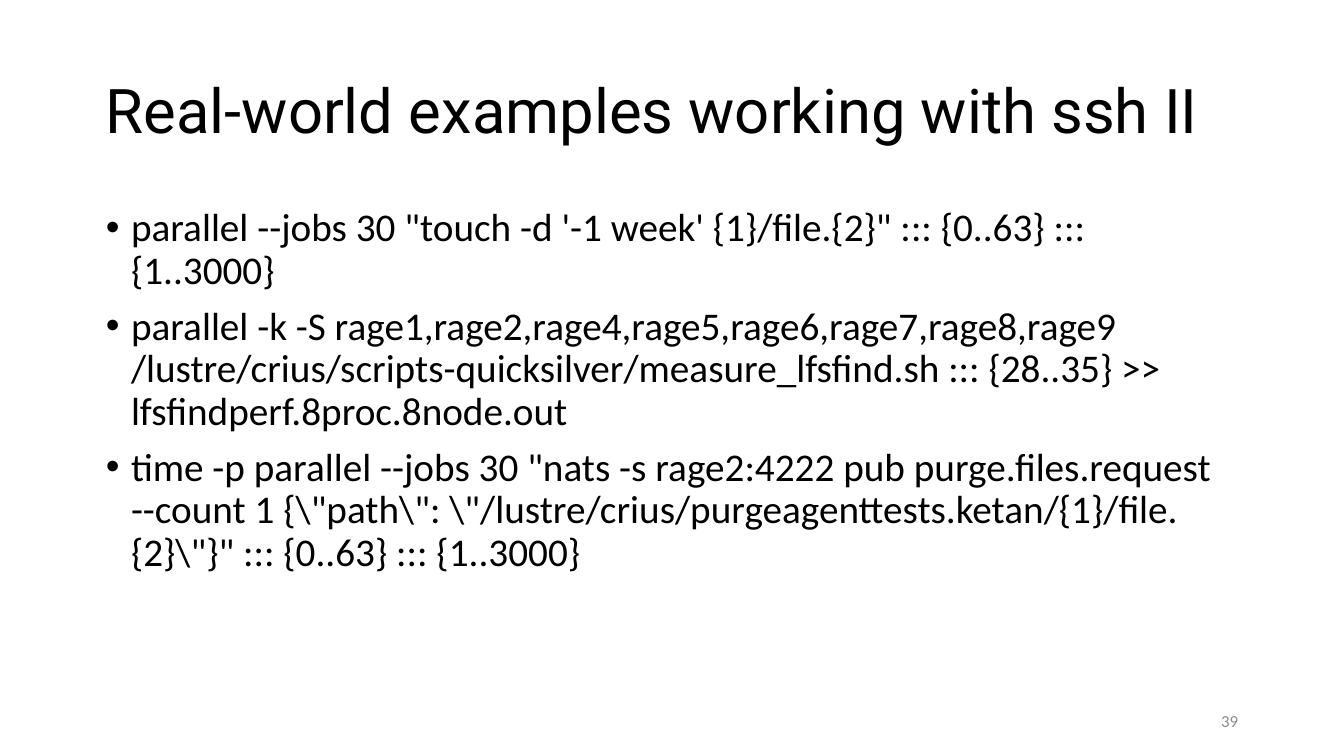
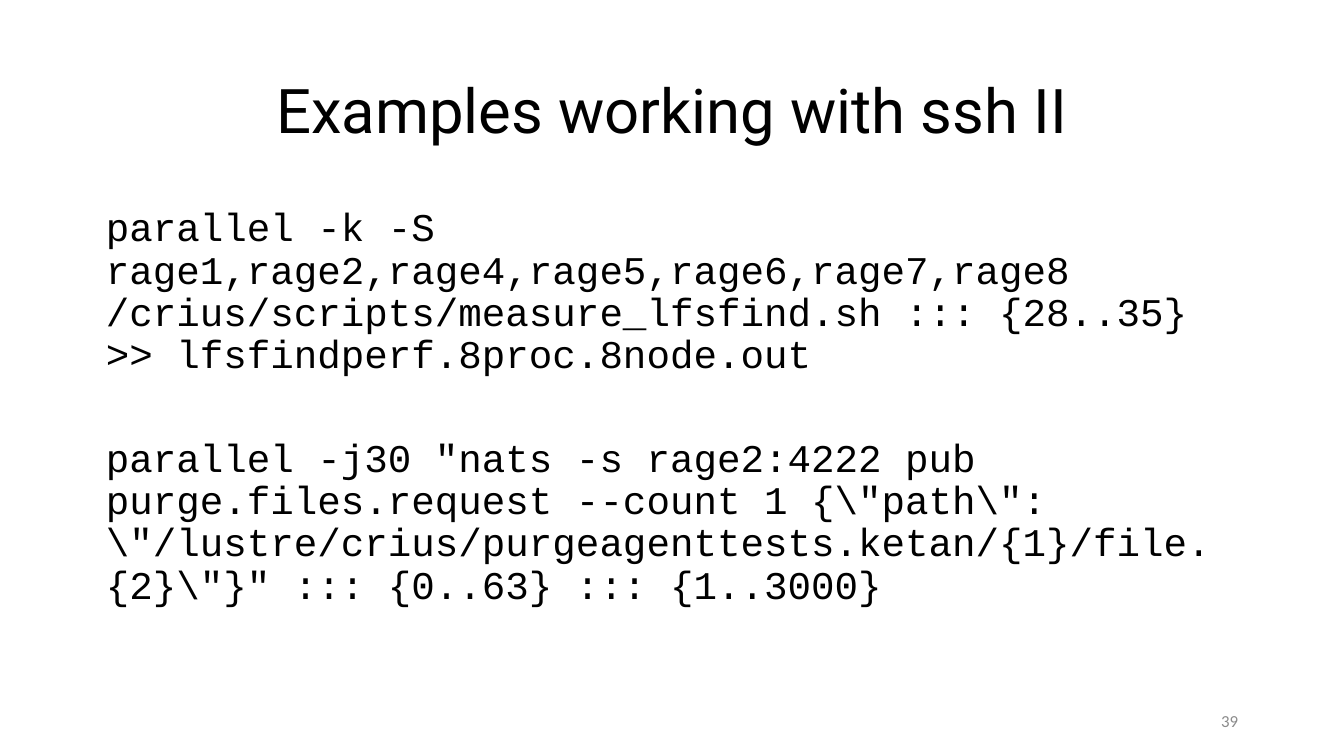
Before and after one commit to ketancmaheshwari/pearc24tut, a slide deck: slide 39 of gnu-parallel-tutorial.pptx. Drawn at 1344x756 pixels with LibreOffice and Linux fonts; fonts in the diff are those of the drawing. Boxes give left, top, right and bottom in pixels: in the first picture for what was removed or moved away, otherwise in the second. Text is boxed around its words. In the diff, an @@ line names an element or a change of style, - is before the commit and + after.

```diff
--- a/gnu-parallel-tutorial.pptx
+++ b/gnu-parallel-tutorial.pptx
@@ title at [276, 86, 1067, 146]: text changed @@
-Real-world examples working with ssh II
+Examples working with ssh II
@@ text at [106, 213, 1211, 607]: text changed; font Calibri to Courier New @@
-• parallel --jobs 30 "touch -d '-1 week' {1}/file.{2}" ::: {0..63} ::: {1..3000}
-• parallel -k -S rage1,rage2,rage4,rage5,rage6,rage7,rage8,rage9 /lustre/crius/scripts-quicksilver/measure_lfsfind.sh ::: {28..35} >> lfsfindperf.8proc.8node.out
-• time -p parallel --jobs 30 "nats -s rage2:4222 pub purge.files.request --count 1 {\"path\": \"/lustre/crius/purgeagenttests.ketan/{1}/file.{2}\"}" ::: {0..63} ::: {1..3000}
+parallel -k -S rage1,rage2,rage4,rage5,rage6,rage7,rage8 /crius/scripts/measure_lfsfind.sh ::: {28..35} >> lfsfindperf.8proc.8node.out
+parallel -j30 "nats -s rage2:4222 pub purge.files.request --count 1 {\"path\": \"/lustre/crius/purgeagenttests.ketan/{1}/file.{2}\"}" ::: {0..63} ::: {1..3000}
```
Also in this commit, not shown: 6 other slides changed, 1 slide added, 2 slides removed, 3 other files.
